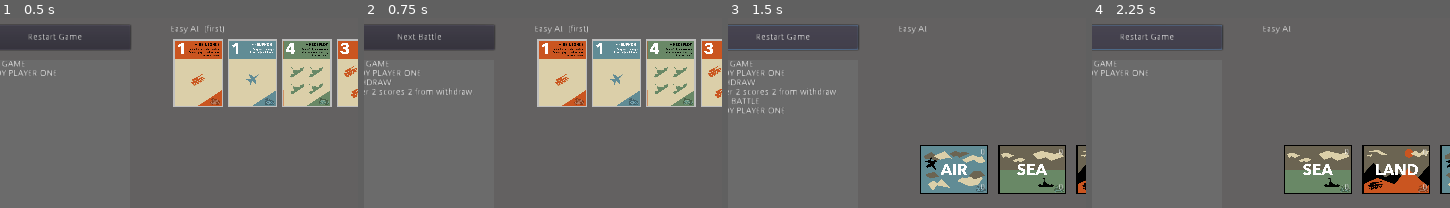
Above: before the commit, frames 1-4 (left to right).
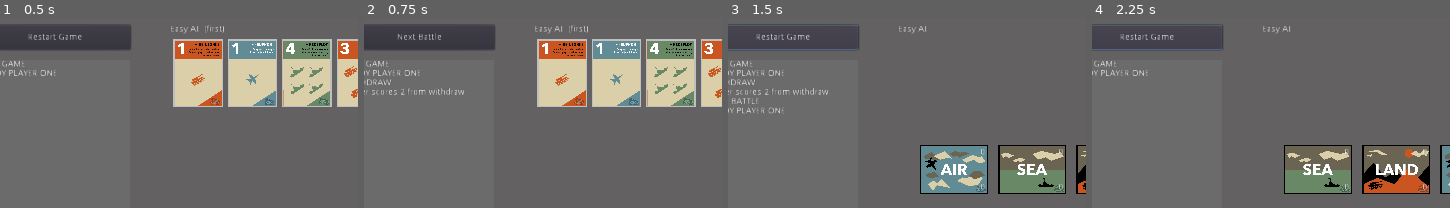
Above: after the commit, the same moments.

Repository: jorisbontje/AirLandSea
Game: Godot game, scene res://Scenes/Game.tscn
The game is run twice, just before and just after one commit, with the same random seed, the same clock (stepped at 60 frames per second) and the same inputs.
Inputs:
- Up to frame 1 (0.5 s): no input
- Up to frame 2 (0.75 s): click "Withdraw" at 0.5 s
- Up to frame 3 (1.5 s): click "Next Battle" at 1.25 s
- Up to frame 4 (2.25 s): click "Restart Game" at 2 s
The pictures show only the part of the screen within x 4-54%, y 0-50%; the shares and areas given below are measured in that part.

Frame 1 is identical in both runs. In frame 2, 0.4% of the frame differs, in the area x 2-31%, y 36-41%; in frame 3, 0.4%; in frame 4, nothing differs.

Commit message:
change player names in log text

Diff:
--- a/Scenes/Game.gd
+++ b/Scenes/Game.gd
@@ -10,6 +10,7 @@
 var theater_lanes = []
 var player_hands = []
 var players = [Globals.PLAYERS.P1, Globals.PLAYERS.P2]
+var player_names = []
 var scores = [0, 0]
 var game_state = Globals.STATES.PLAYING
 var current_player = Globals.PLAYERS.P1
@@ -169,6 +170,7 @@
   randomize()
 
   player_hands = [OpponentHand, PlayerHand]
+  player_names = [OpponentHand.player_name, PlayerHand.player_name]
   theater_lanes = [TheaterLane1, TheaterLane2, TheaterLane3]
   default_deck = _load_cards()
   _new_game()
@@ -236,9 +238,9 @@
     return
 
   if action == Globals.ACTIONS.PLAY_FACEUP:
-    log_text("Player " + str(current_player) + " plays " + card.type.to_upper() + " " + str(card.strength) + " on " + Globals.THEATERS.keys()[theater])
-  else:
-    log_text("Player " + str(current_player) + " plays face down on " + Globals.THEATERS.keys()[theater])
+    log_text(player_names[current_side] + " plays " + card.type.to_upper() + " " + str(card.strength) + " on " + Globals.THEATERS.keys()[theater])
+  else:
+    log_text(player_names[current_side] + " plays face down on " + Globals.THEATERS.keys()[theater])
 
   card.faceup = (action == Globals.ACTIONS.PLAY_FACEUP)
 
@@ -273,10 +275,12 @@
       return 6
 
 func show_winner():
+  var winning_side
   if scores[Globals.SIDES.PLAYER] >= Globals.WIN_SCORE:
-    log_text("Player wins the game!")
-  else:
-    log_text("Opponent wins the game!")
+    winning_side = Globals.SIDES.PLAYER
+  else:
+    winning_side = Globals.SIDES.OPPONENT
+  log_text(player_names[winning_side] + " wins the game!")
 
 func should_play_next_battle():
   if scores[Globals.SIDES.OPPONENT] >= Globals.WIN_SCORE or scores[Globals.SIDES.PLAYER] >= Globals.WIN_SCORE:
@@ -295,10 +299,10 @@
 
 func play_withdraw():
   var cards_left = player_hands[current_side].hand.size()
-  print("CARDS LEFT ", cards_left)
+#  print("CARDS LEFT ", cards_left)
 
   var score = calc_withdraw_score(current_player, cards_left)
-  log_text("Player " + str(_other_player(current_player)) + " scores " + str(score) + " from withdraw.")
+  log_text(player_names[_other_side(current_side)] + " scores " + str(score) + " from withdraw.")
 
   _score_points(_other_side(current_side), score)
   _deselect_all()
